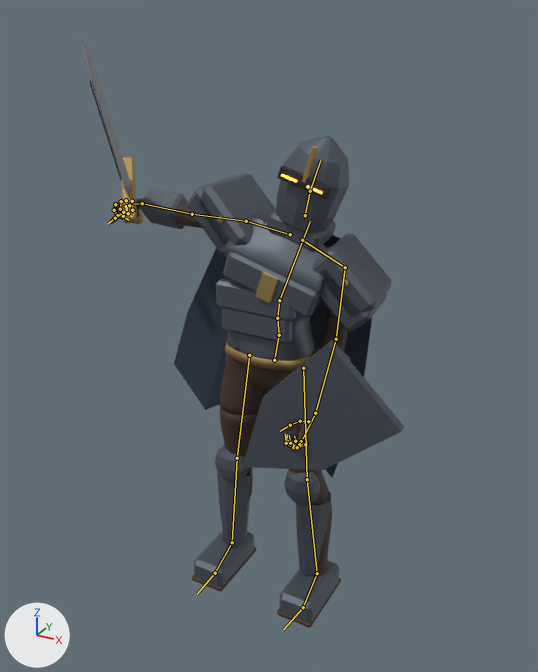
Before and after pictures for a commit that changed the FBX model MobileGame/Assets/Art/DarkFantasy/Models/Knight_Man.fbx.
Both versions are drawn from a 50 mm lens placed at (1.2, -2.23, 2.21), pointed at (0.02, -0.09, 1.14). Every picture has the same lights, and +X, +Y and +Z are marked at lower left. The first picture is the older version. Both versions are drawn at frame 11 of the action 'Knight_ManSkeleton|Attack'; the numbers are the values there. The bones that change, and the others that lie on the model, are drawn over the model as lines.

The first picture shows 'Knight_Man'.
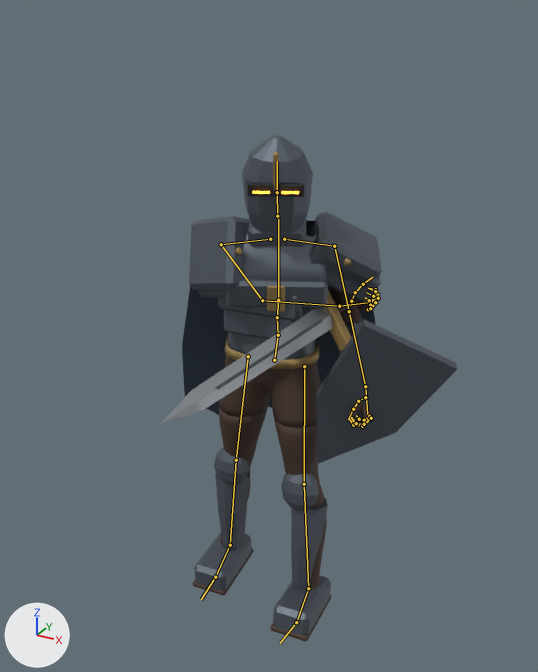
Pixel boxes (x1, y1, x2, y2) of what changed, in the pictures (538 x 672 px):
'Knight_Man', posed (9% narrower, 15% shorter): before (80, 32, 404, 628); after (161, 135, 457, 642)
bone 'pelvis', root to tip: before (274, 360) to (279, 331); after (274, 360) to (278, 331)
bone 'spine_03', root to tip: before (279, 300) to (310, 221); after (278, 300) to (278, 217)
bone 'upperarm_r', root to tip: before (246, 221) to (192, 214); after (221, 244) to (262, 300)
bone 'lowerarm_r', root to tip: before (192, 214) to (142, 203); after (262, 300) to (339, 306)
bone 'thigh_l', root to tip: before (303, 368) to (307, 479); after (304, 366) to (304, 484)

What the commit changed:
Bone 'pelvis' (bone_pelvis) turns from (0, 0, 0) to (0, 6, 2) degrees about its own x, y and z.
Bone 'spine_03' (bone_spine_03) turns from (0, 8, -18) to (13, 20, 3) degrees about its own x, y and z.
Bone 'upperarm_r' (bone_upperarm_r) turns from (-16, -1, -26) to (-9, -52, 79) degrees about its own x, y and z.
Bone 'lowerarm_r' (bone_lowerarm_r) turns from (-44, 0, 0) to (11, 4, 28) degrees about its own x, y and z.
Bone 'thigh_l' (bone_thigh_l) turns from (0, 0, 0) to (-7, -1, 4) degrees about its own x, y and z.
